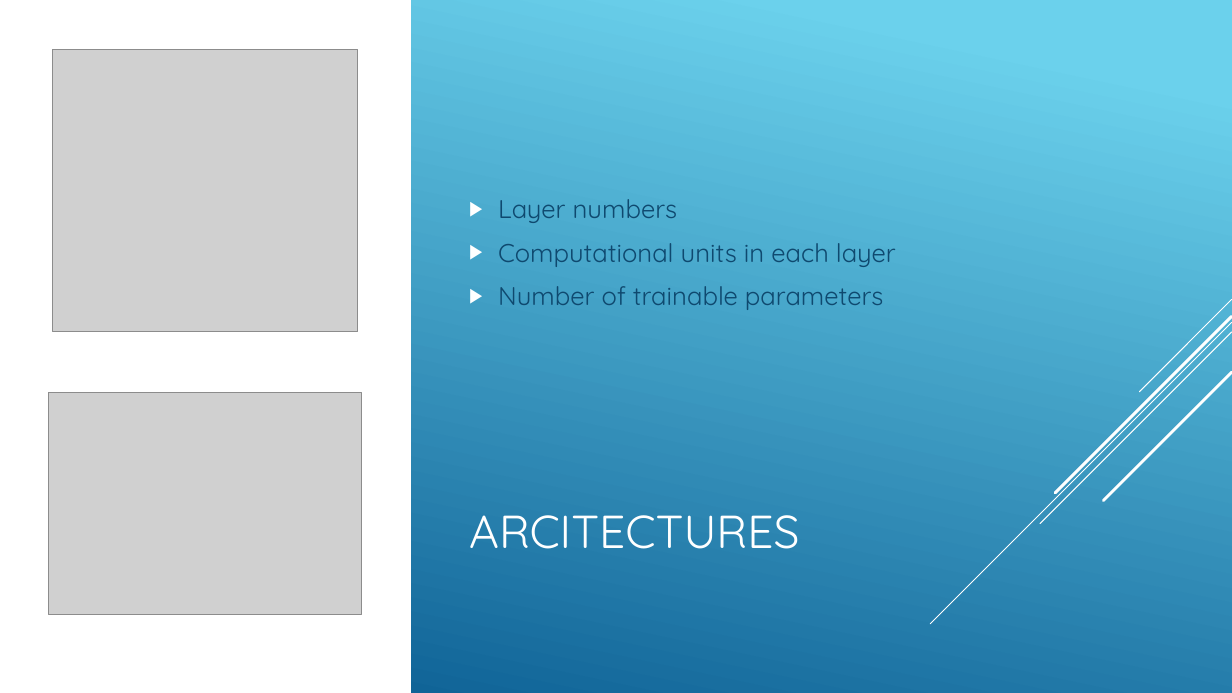
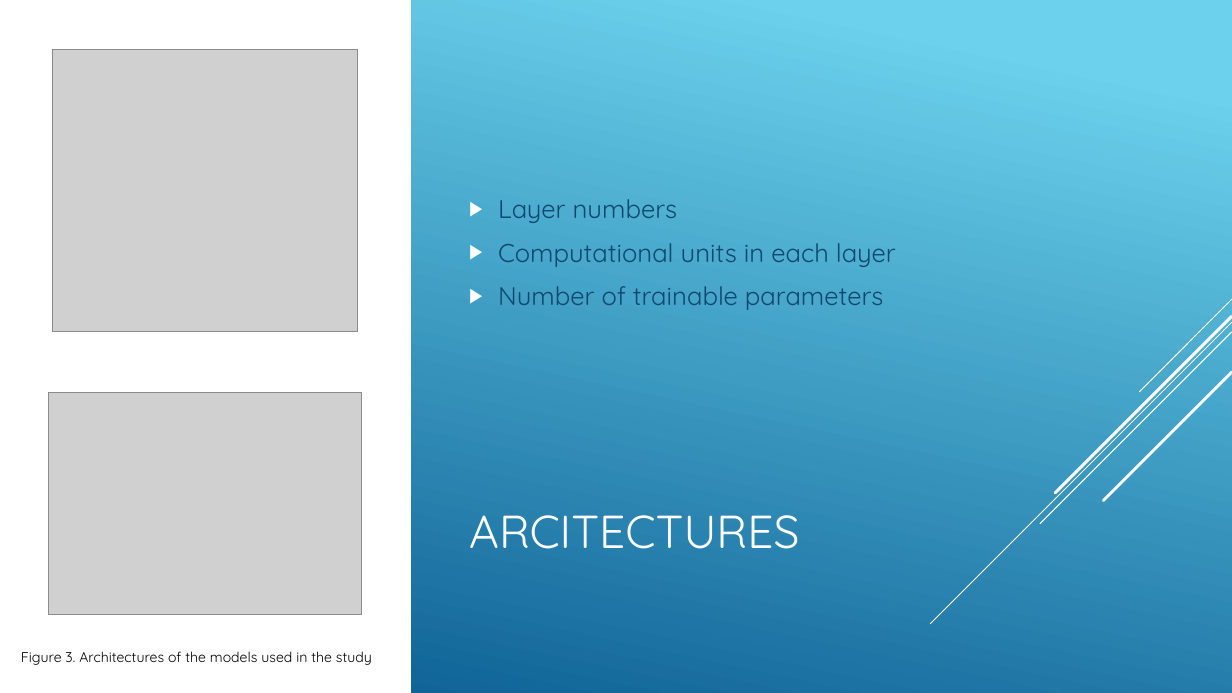
Before and after one commit to kutay-ugurlu/583-Project, a slide deck: slide 4 of report/Presentation.pptx. Drawn at 1232x693 pixels with LibreOffice and Linux fonts; fonts in the diff are those of the drawing; grey boxes stand for pictures. Boxes give left, top, right and bottom in pixels: in the first picture for what was removed or moved away, otherwise in the second. Text is boxed around its words. In the diff, an @@ line names an element or a change of style, - is before the commit and + after.

```diff
--- a/report/Presentation.pptx
+++ b/report/Presentation.pptx
@@ text added at bbox=[21, 651, 372, 665], 11 pt, text #000000 @@
+Figure 3. Architectures of the models used in the study
```
Also in this commit, not shown: 2 other slides changed, 2 slides added, 2 slides removed, 7 other files.
